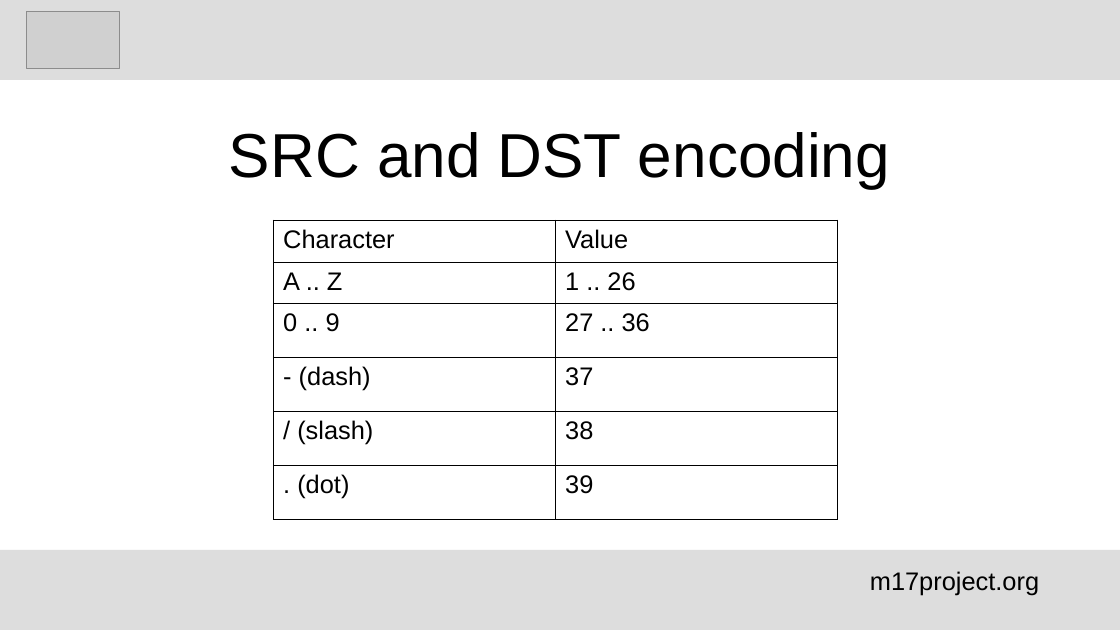
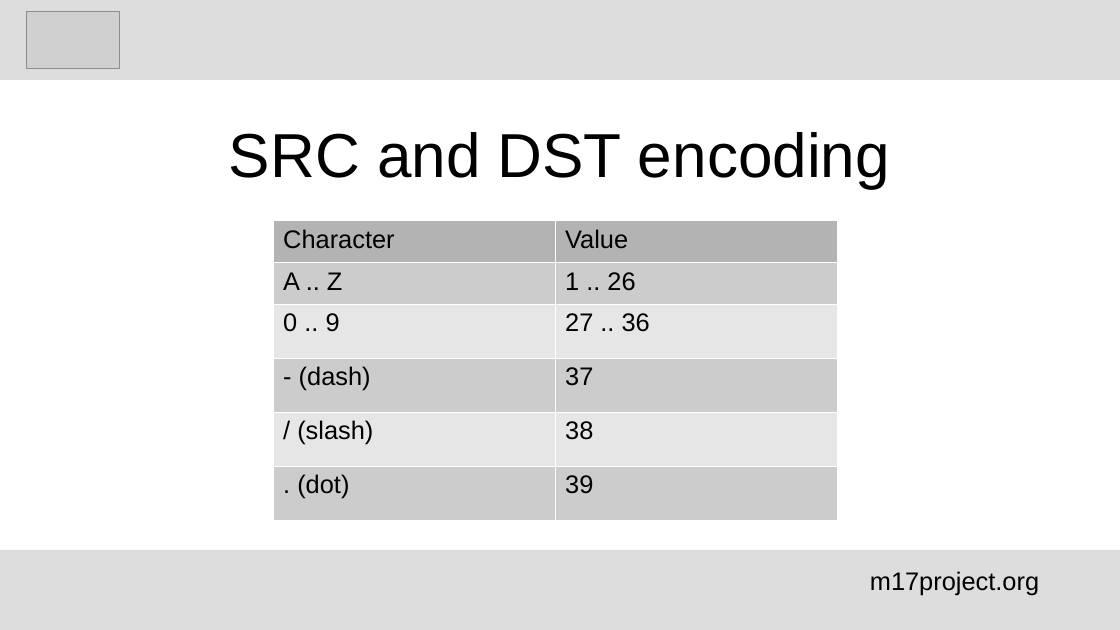
Before and after one commit to M17-Project/M17_education, a slide deck: slide 10 of English/M17_voice_encoding_en.odp. Drawn at 1120x630 pixels with LibreOffice and Linux fonts; fonts in the diff are those of the drawing; grey boxes stand for pictures. Boxes give left, top, right and bottom in pixels: in the first picture for what was removed or moved away, otherwise in the second. Text is boxed around its words. In the diff, an @@ line names an element or a change of style, - is before the commit and + after.

```diff
--- a/English/M17_voice_encoding_en.odp
+++ b/English/M17_voice_encoding_en.odp
@@ table at <box>273,221,838,520</box> @@
@@ fill none to #B3B3B3 in row 1 @@
@@ fill none to #CCCCCC in 6 cells @@
@@ fill none to #E6E6E6 in 4 cells @@
@@ borders changed @@
```
Also in this commit, not shown: 8 slides added.
